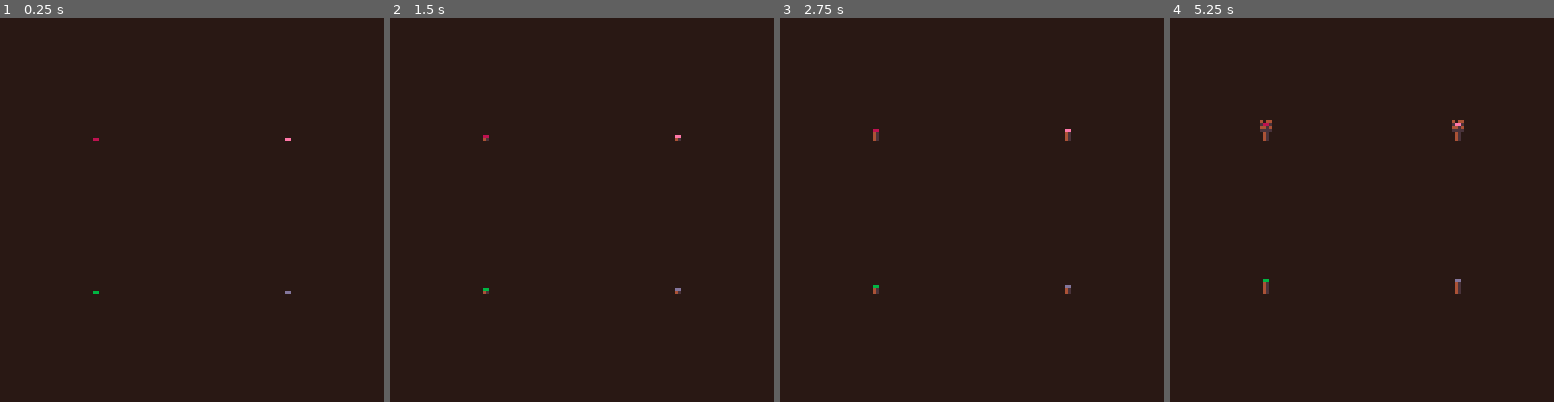
Above: before the commit, frames 1-4 (left to right).
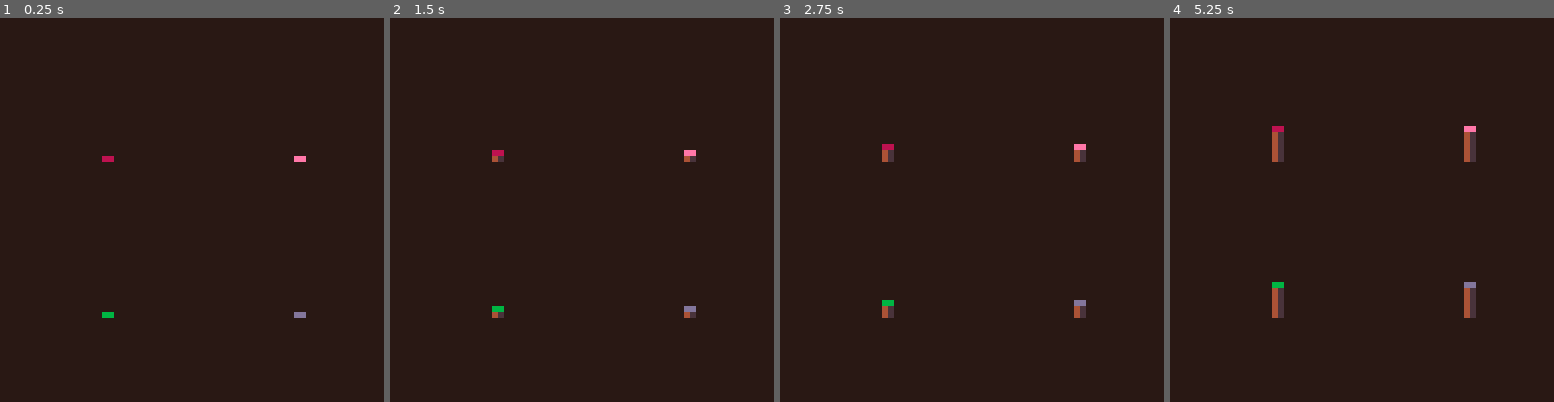
Above: after the commit, the same moments.

Repository: erwinbonsma/WhereToRootPico8
Game: PICO-8 cartridge wheretoroot.p8
The game is run twice, just before and just after one commit, with the same random seed, the same clock (stepped at 60 frames per second) and the same inputs.
Inputs:
- Up to frame 1 (0.25 s): no input
- Up to frame 2 (1.5 s): no input
- Up to frame 3 (2.75 s): no input
- Up to frame 4 (5.25 s): no input

The runs differ from the first frame. In frame 1, 0.2% of the frame differs, in the area x 24-80%, y 31-79%; in frame 2, 0.5%; in frame 3, 0.8%; in frame 4, 1.6%, in the area x 23-80%, y 26-79%.

Commit message:
Add label

Diff:
--- a/wheretoroot.p8
+++ b/wheretoroot.p8
@@ -1,6 +1,9 @@
 pico-8 cartridge // http://www.pico-8.com
 version 35
 __lua__
+-- where to root? v0.1
+-- (c) 2023  eriban
+
 frate=30
 seed_r=2.5
 tree_r=3
@@ -330,7 +333,6 @@
  o.age=0
  o.growrate=(
   0.02+rnd(0.02)
-  --0.1+rnd(0.02)
  )/frate
  o.speed=o.speed or 0.1
  o.moving=true
@@ -427,9 +429,7 @@
  o.x=x
  o.y=y
  o.r=o.r or tree_r
- o.growrate=(
-  0.04+rnd(0.02)
- )/frate
+ o.growrate=0.05/frate
  o.maxseeds=o.maxseeds or 3
 
  o.age=0
@@ -582,25 +582,40 @@
 end
 
 function _init()
+ local lowrez=true
+
  grid=cellgrid:new()
  hgrid=cellgrid:new()
  trees={}
  seeds={}
  for f in all(families) do
-  t=tree:new(f.x,f.y,{
+  local x=f.x
+  local y=f.y
+  if lowrez then
+   x=(x-60)/2+60
+   y=(y-60)/2+64
+  end
+
+  t=tree:new(x,y,{
    family=f
   })
   add(trees,t)
   grid:add(t)
  end
 
- camera(-8,-16)
  pal({
   [9]=-16,
   [5]=-11,
   [8]=-8,
   [10]=-5
  },1)
+
+ if lowrez then
+  poke(0x5f2c,3)
+  camera(-8+32,-16+32)
+ else
+  camera(-8,-16)
+ end
 end
 
 function _update()
Not shown, changed: 129 lines of the sprite sheet (__gfx__) section of wheretoroot.p8
Not shown, changed: the thumbnail (__label__) section of wheretoroot.p8
